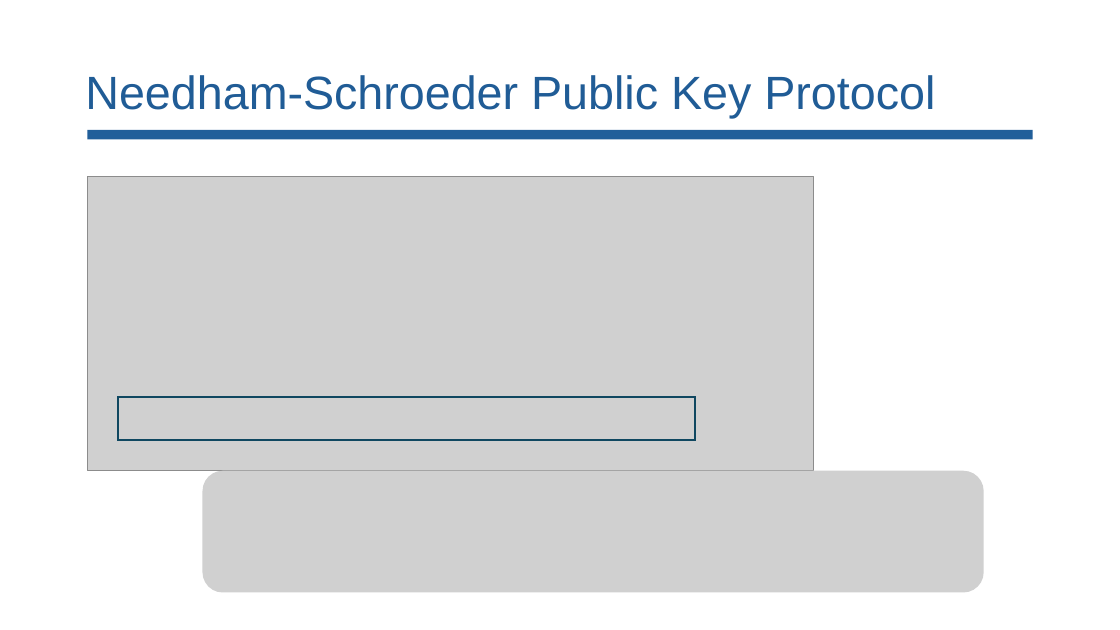
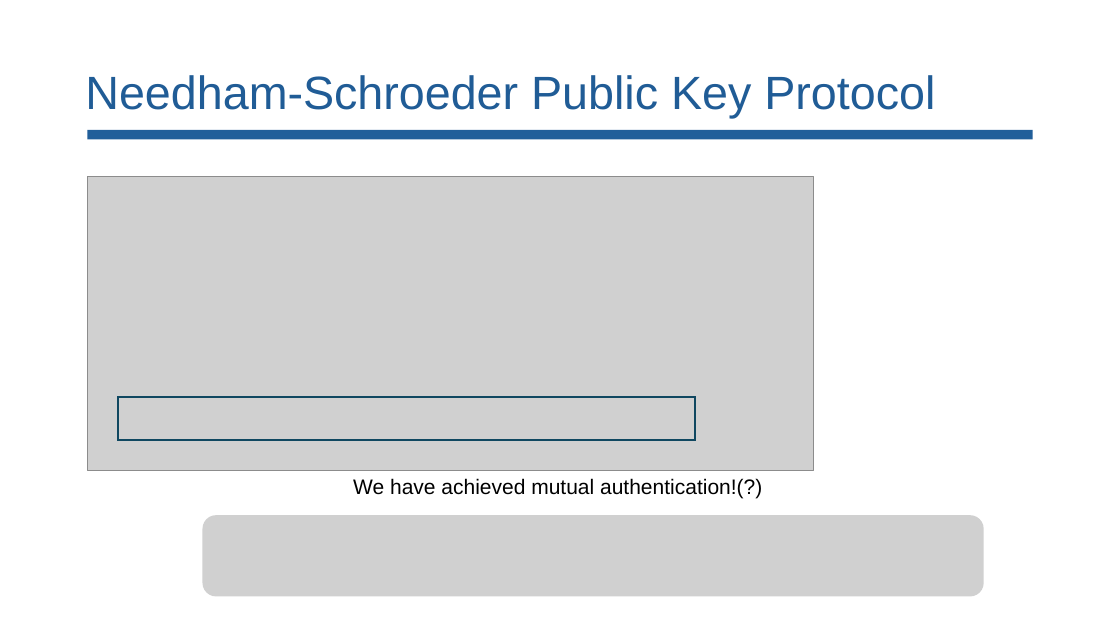
Before and after one commit to lorchrob/comp_slides, a slide deck: slide 75 of comp.pptx. Drawn at 1120x630 pixels with LibreOffice and Linux fonts; fonts in the diff are those of the drawing; grey boxes stand for pictures. Boxes give left, top, right and bottom in pixels: in the first picture for what was removed or moved away, otherwise in the second. Text is boxed around its words. In the diff, an @@ line names an element or a change of style, - is before the commit and + after.

```diff
--- a/comp.pptx
+++ b/comp.pptx
@@ text added at (353, 478, 762, 499), 18 pt, text #000000 @@
+We have achieved mutual authentication!(?)
@@ picture: place and size @@
-picture at (202, 471, 984, 592)
+picture at (202, 515, 984, 597)
```
Also in this commit, not shown: 36 other slides changed, 6 slides added.
